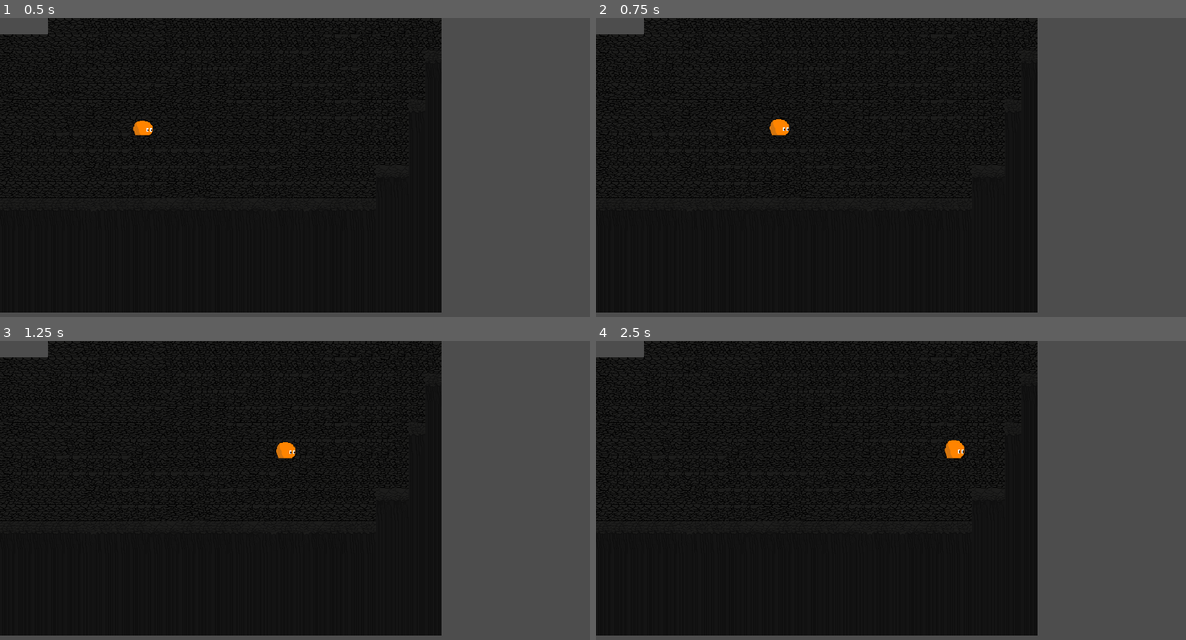
Above: before the commit, frames 1-4 (two rows, left to right).
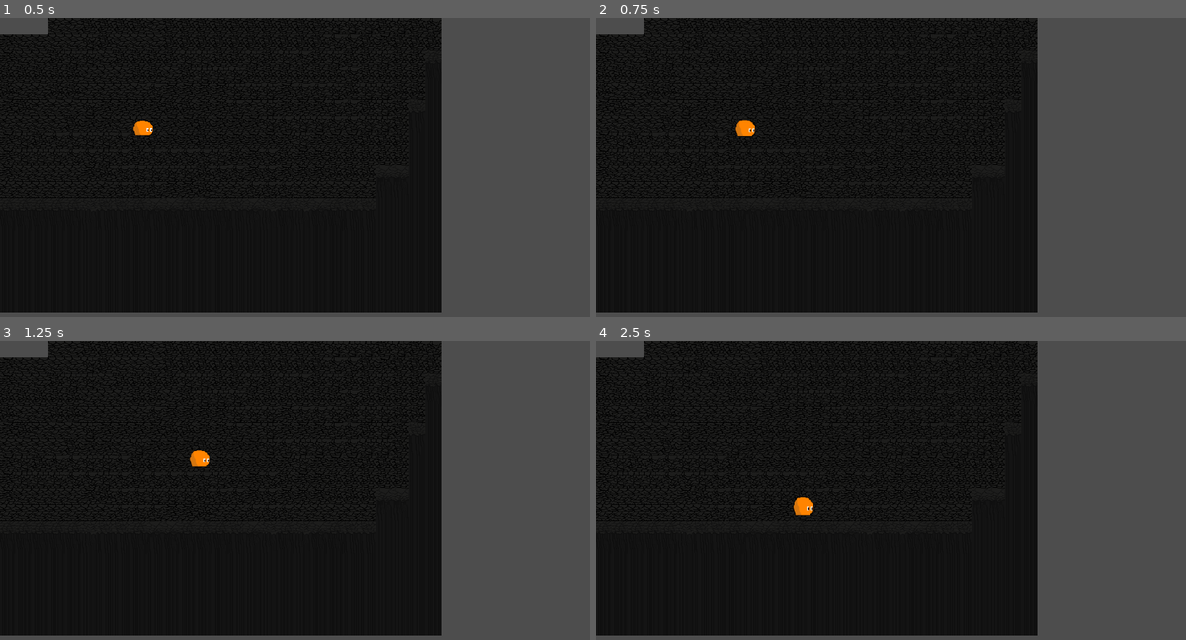
Above: after the commit, the same moments.

Repository: PhilipRomeoMueller/Fortaria
Game: Godot game, scene res://scenes/volcano_biome.tscn
Two runs of this game, one before a commit and one after it. Both use one fixed random seed, a clock stepped at 60 frames per second and the inputs below.
Inputs (mouse positions are in pixels of both pictures, inside the frame that each line leads up to):
- Up to frame 1 (0.5 s): no input
- Up to frame 2 (0.75 s): tap Enter (ui_accept) at 0.5 s; move the mouse to (1020, 167) at 0.52 s; hold D (right) from 0.53 s (still down); click (1020, 167) at 0.67 s
- Up to frame 3 (1.25 s): keep holding D (right); tap Enter (ui_accept) at 0.77 s
- Up to frame 4 (2.5 s): move the mouse to (773, 523) at 1.27 s; click (773, 523) at 1.42 s; tap Enter (ui_accept) at 1.52 s; move the mouse to (950, 433) at 2.02 s; release D (right) at 2.03 s; hold A (left) from 2.03 s (still down); click (950, 433) at 2.17 s

Frame 1 is identical in both runs. In frame 2, 0.3% of the frame differs, in the area x 23-33%, y 33-40%; in frame 3, 0.3%; in frame 4, 0.4%, in the area x 33-63%, y 33-59%.

Commit message:
Slime SI now click to move
I MADE THE SLIME CLICK TO MOVE
THIS TOOK ME TOO LONG TO BE PROUD OF

Diff:
--- a/scripts/volcano_slime.gd
+++ b/scripts/volcano_slime.gd
@@ -1,10 +1,29 @@
 extends CharacterBody2D
-@export var speed = 400
 
-func get_input():
-	var input_directions = Input.get_vector("left", "right", "up", "down")
-	velocity = input_directions * speed
+const SPEED: float = 200.0
+const STOP_DISTANCE: float = 4.0
 
-func _physics_process(delta):
-	get_input()
+var target_position: Vector2
+var has_target: bool = false
+
+func _input(event: InputEvent) -> void:
+	if event is InputEventMouseButton and event.button_index == MOUSE_BUTTON_LEFT and event.pressed:
+		target_position = get_global_mouse_position()
+		has_target = true
+
+func _physics_process(delta: float) -> void:
+	if has_target:
+		var to_target = target_position - global_position
+
+		# Move directly toward the target (allows 8-direction movement)
+		var direction = to_target.normalized()
+		velocity = direction * SPEED
+
+		# Stop when close enough
+		if global_position.distance_to(target_position) < STOP_DISTANCE:
+			velocity = Vector2.ZERO
+			has_target = false
+	else:
+		velocity = Vector2.ZERO
+
 	move_and_slide()
